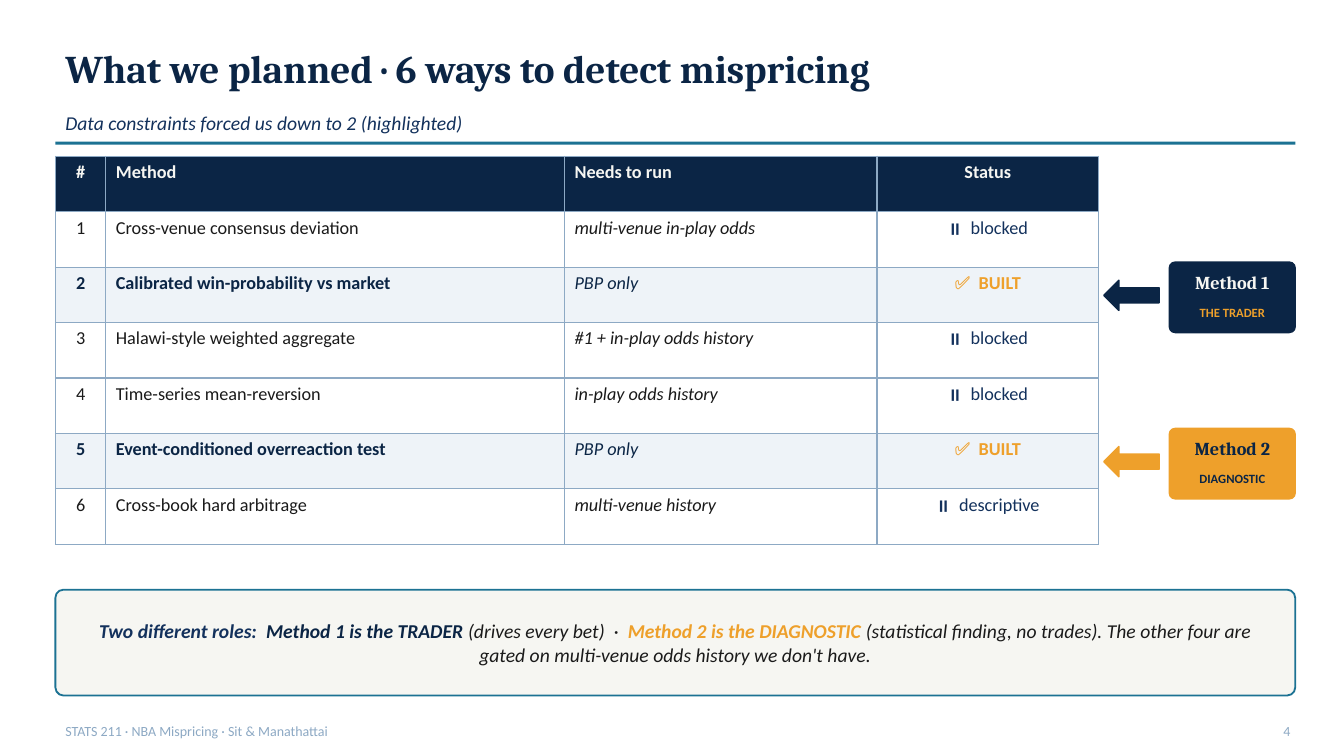
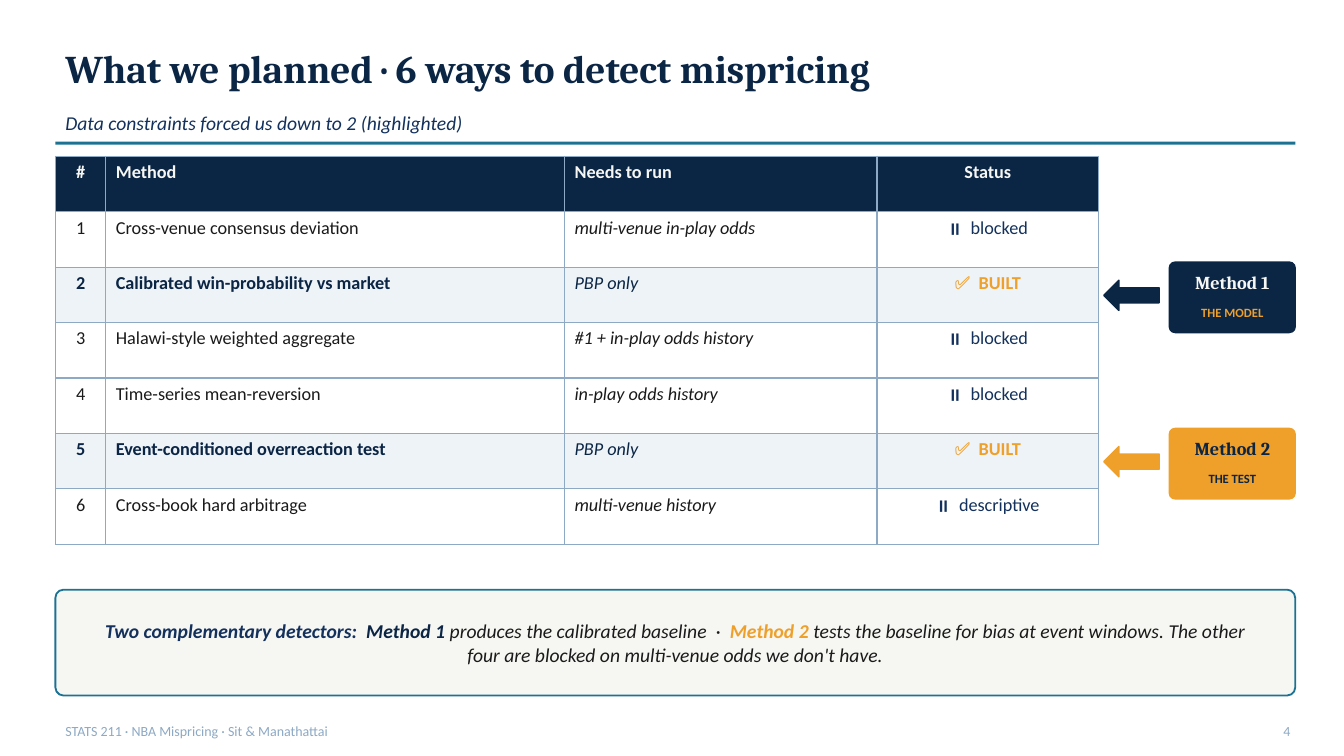
Before and after one commit to ivan-sit/live-nba-market-mispricing-detection, a slide deck: slide 4 of slides/final_deck.pptx. Drawn at 1344x756 pixels with LibreOffice and Linux fonts; fonts in the diff are those of the drawing. Boxes give left, top, right and bottom in pixels: in the first picture for what was removed or moved away, otherwise in the second. Text is boxed around its words. In the diff, an @@ line names an element or a change of style, - is before the commit and + after.

```diff
--- a/slides/final_deck.pptx
+++ b/slides/final_deck.pptx
@@ text at [1201,308,1263,317]: text changed @@
-THE TRADER
+THE MODEL
@@ text at [1209,474,1256,483]: text changed @@
-DIAGNOSTIC
+THE TEST
@@ text at [105,624,1245,665]: text changed @@
-Two different roles: Method 1 is the TRADER (drives every bet) · Method 2 is the DIAGNOSTIC (statistical finding, no trades). The other four are gated on multi-venue odds history we don't have.
+Two complementary detectors: Method 1 produces the calibrated baseline · Method 2 tests the baseline for bias at event windows. The other four are blocked on multi-venue odds we don't have.
```
Also in this commit, not shown: 2 other slides changed, 2 slides added, 6 slides removed, 3 other files.
